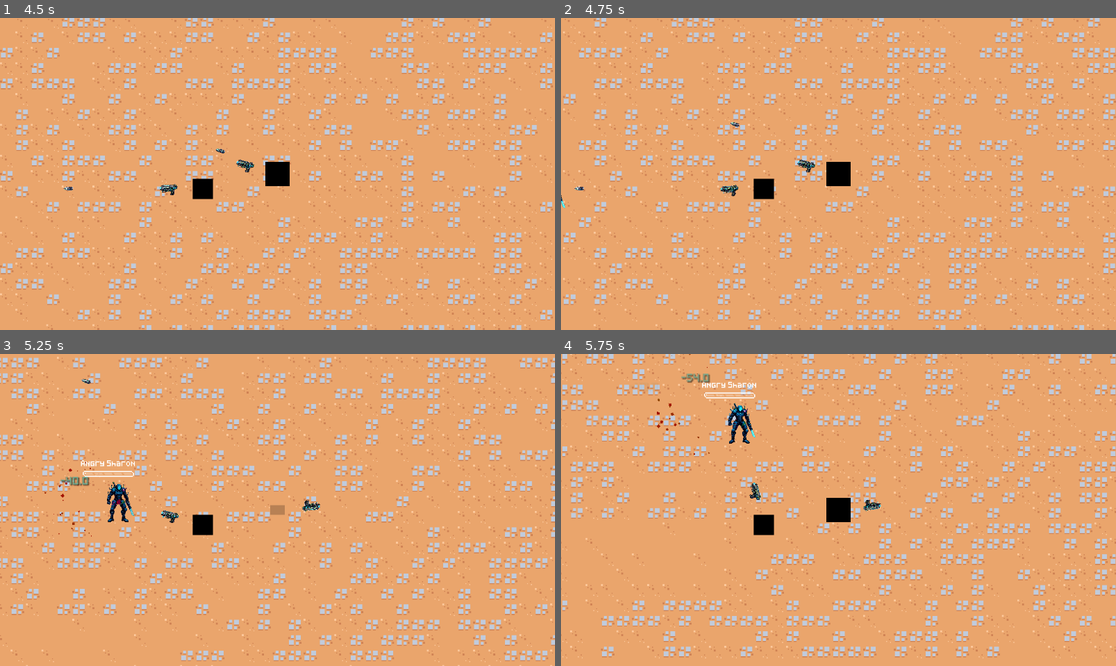
Above: before the commit, frames 1-4 (two rows, left to right).
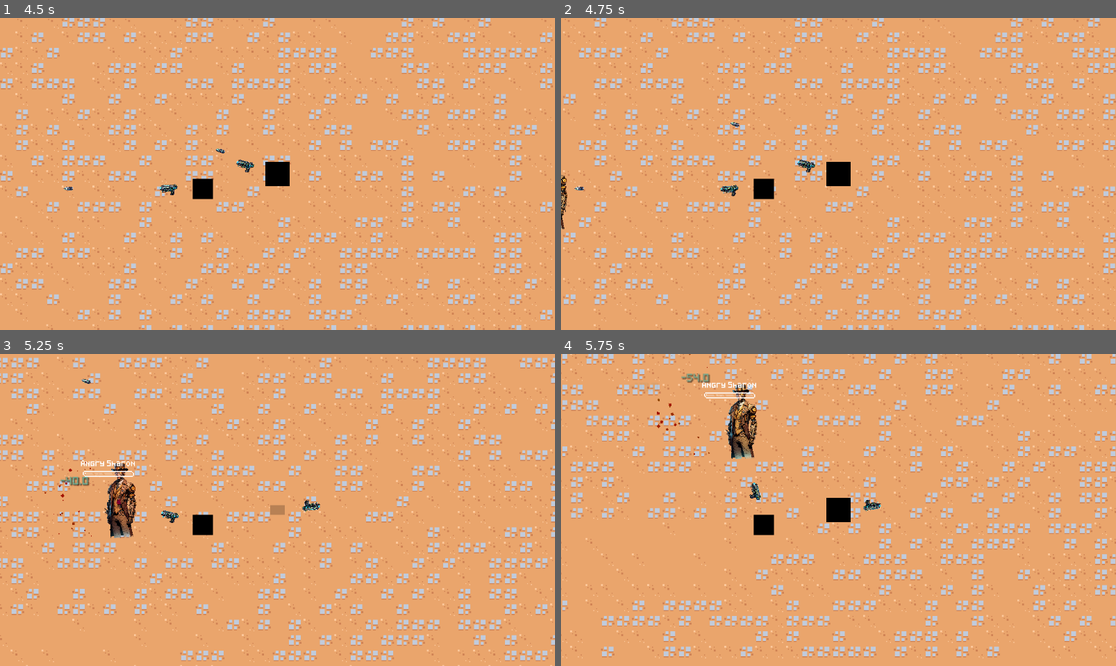
Above: after the commit, the same moments.

Repository: AineeJames/ToBeNamed
Game: Godot game, scene res://scenes/main_game/main_game.tscn
Same seed, same stepped clock (60 frames per second), same inputs: the game is played once before the commit and once after it.
Inputs (mouse positions are in pixels of both pictures, inside the frame that each line leads up to):
- Up to frame 1 (4.5 s): tap Enter at 0.5 s; move the mouse to (399, 158) at 0.52 s; hold D (move_right) 0.53-1.28 s; tap Space (dash) at 0.6, 2.1, 3.6 s; move the mouse to (166, 189) at 1.27 s; hold S (move_down) 1.28-2.03 s; click (166, 189) at 1.35 s; move the mouse to (333, 105) at 2.02 s; hold D (move_right) 2.03-2.78 s; move the mouse to (249, 236) at 2.77 s; hold W (move_up) 2.78-3.53 s; click (249, 236) at 2.85 s; move the mouse to (444, 220) at 3.52 s; hold A (move_left) from 3.53 s (still down); move the mouse to (111, 127) at 4.27 s; click (111, 127) at 4.35 s
- Up to frame 2 (4.75 s): keep holding A (move_left)
- Up to frame 3 (5.25 s): move the mouse to (305, 510) at 5.02 s; release A (move_left) at 5.03 s; hold S (move_down) from 5.03 s (still down); tap Space (dash) at 5.1 s
- Up to frame 4 (5.75 s): keep holding S (move_down)

Frame 1 is identical in both runs. In frame 2, 0.1% of the frame differs, in the area x 0-2%, y 50-68%; in frame 3, 0.9%, in the area x 18-25%, y 34-60%; in frame 4, 0.9%.

Commit message:
added old world lobbyist enemy with temp art

Diff:
--- /dev/null
+++ b/scenes/enemy/lobbyist/OldWorldLobbyist.tres
@@ -0,0 +1,13 @@
+[gd_resource type="Resource" script_class="EnemyResource" load_steps=3 format=3 uid="uid://6rqte7r57jdq"]
+
+[ext_resource type="Texture2D" uid="uid://b00os15ts35ii" path="res://scenes/enemy/lobbyist/lobbyist.png" id="1_pylm8"]
+[ext_resource type="Script" path="res://scenes/enemy/EnemyResource.gd" id="2_2v6mf"]
+
+[resource]
+script = ExtResource("2_2v6mf")
+Health = 100
+MoveSpeed = 100
+MaxMoveSpeed = 100
+AttackCooldown = 1
+EnemySprite = ExtResource("1_pylm8")
+AttackRadius = 100
--- a/scenes/main_game/main_game.gd
+++ b/scenes/main_game/main_game.gd
@@ -4,6 +4,9 @@
 var enemy_scene = load("res://scenes/enemy/enemy.tscn")
 
 var default_enemy_resource: EnemyResource = load("res://scenes/enemy/DefaultEnemy.tres")
+var lobbyist_enemy_resource: EnemyResource = load("res://scenes/enemy/lobbyist/OldWorldLobbyist.tres")
+@export var enemy_resources: Array[EnemyResource]
+
 # Called when the node enters the scene tree for the first time.
 func _ready():
 	pass # Replace with function body.
@@ -12,7 +15,8 @@
 	print("Spawning enemy")
 	var spawn_position = pick_spawn_location()
 	var enemy = enemy_scene.instantiate()
-	enemy.resource = default_enemy_resource
+
+	enemy.resource = enemy_resources.pick_random()
 	enemy.position = spawn_position
 	add_child(enemy)
 	enemy.add_target(player)
--- a/scenes/main_game/main_game.tscn
+++ b/scenes/main_game/main_game.tscn
@@ -1,8 +1,10 @@
-[gd_scene load_steps=5 format=3 uid="uid://c1mlg4bjr8sat"]
+[gd_scene load_steps=7 format=3 uid="uid://c1mlg4bjr8sat"]
 
 [ext_resource type="Script" path="res://scenes/main_game/main_game.gd" id="1_0yqis"]
 [ext_resource type="PackedScene" uid="uid://djbg4wm6jn0br" path="res://scenes/map/first_map/first_map.tscn" id="1_jpbu3"]
+[ext_resource type="Resource" uid="uid://6rqte7r57jdq" path="res://scenes/enemy/lobbyist/OldWorldLobbyist.tres" id="2_ipnuw"]
 [ext_resource type="PackedScene" uid="uid://bdv3cai5ckpty" path="res://scenes/character/mainchar.tscn" id="2_qrdxn"]
+[ext_resource type="Resource" uid="uid://dwpsiyhbdlrlq" path="res://scenes/enemy/DefaultEnemy.tres" id="3_qsu5x"]
 
 [sub_resource type="NavigationPolygon" id="NavigationPolygon_cf176"]
 vertices = PackedVector2Array(508, -981, 512, -982, 3255, -1145, 2100, 1879, 498, 1986, -1037, 1861, -1218, -951)
@@ -13,6 +15,7 @@
 
 [node name="MainGame" type="Node2D"]
 script = ExtResource("1_0yqis")
+enemy_resources = Array[Resource("res://scenes/enemy/EnemyResource.gd")]([ExtResource("2_ipnuw"), ExtResource("3_qsu5x")])
 
 [node name="FirstMap" parent="." instance=ExtResource("1_jpbu3")]
 
Binary file added: scenes/enemy/lobbyist/lobbyist.png
Not shown, added: scenes/enemy/lobbyist/lobbyist.png.import
